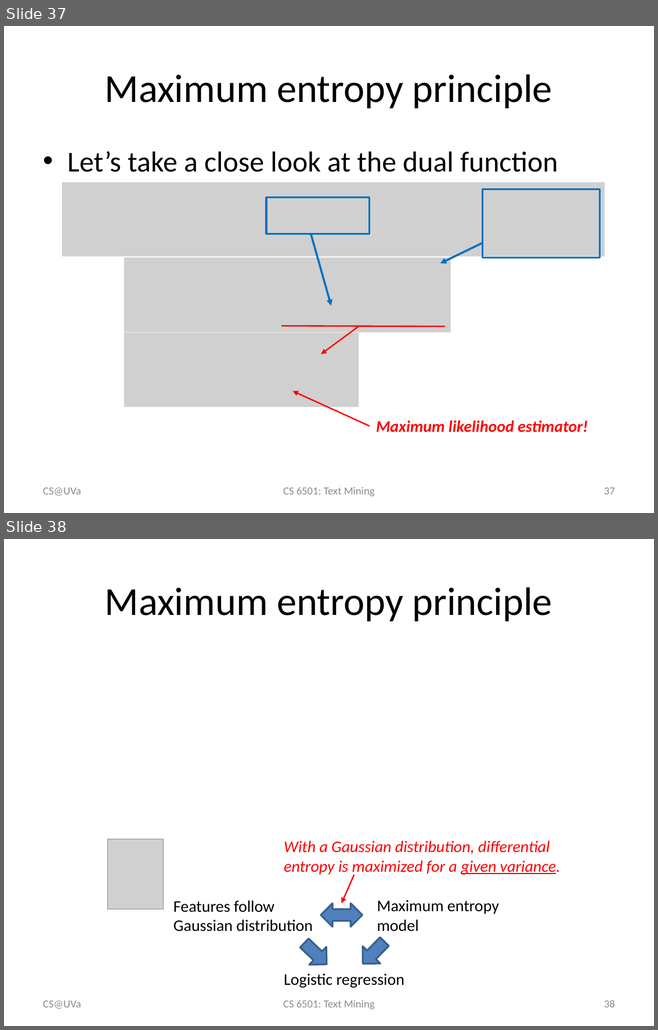
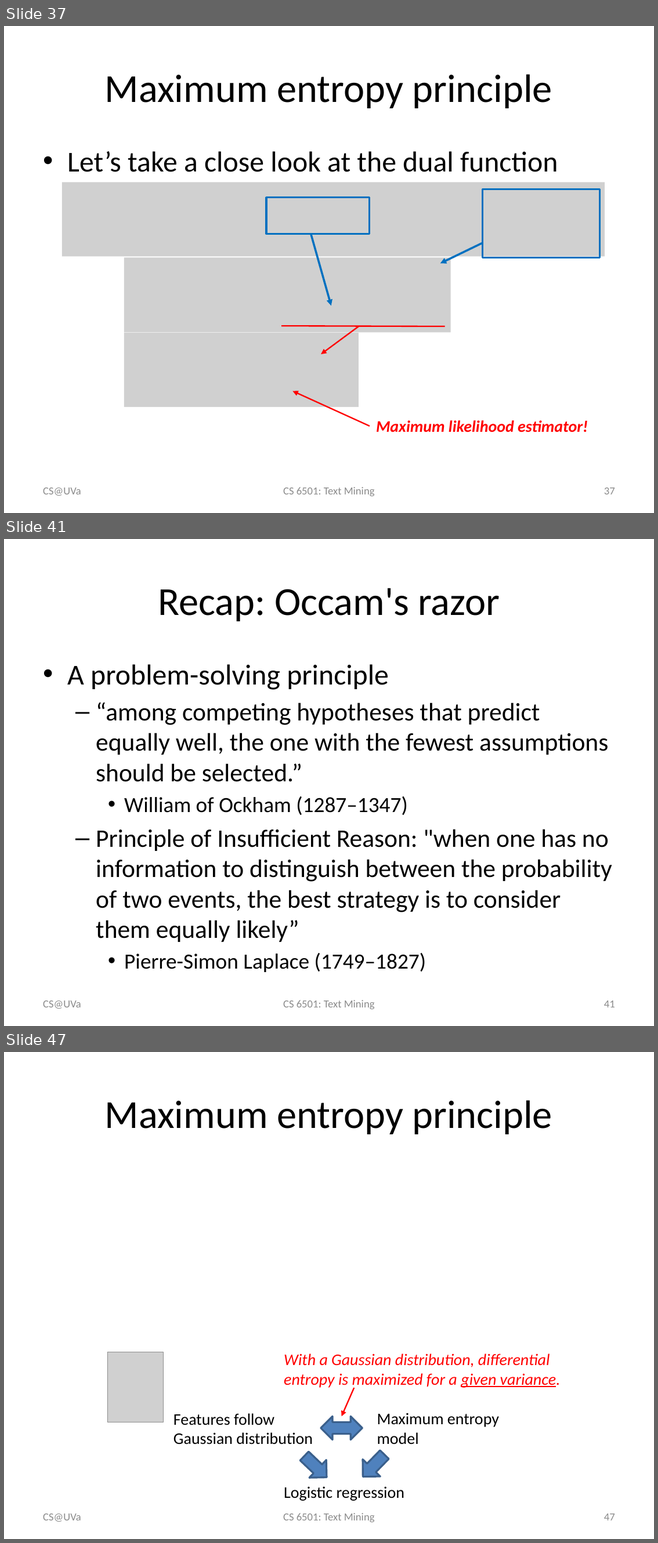
Before and after one commit to wang296/CS6501-Text-Mining, a slide deck: docs/Logistic Regression.pptx. Shown one above the other, each under a label of ours: slides 37 and 38 before the commit, slides 37, 41 and 47 after it; the slides between them are not shown. The pictures are 658x1030 and 658x1543 pixels, drawn with LibreOffice and Linux fonts; fonts in the diff are those of the drawing; grey boxes stand for pictures. Boxes give left, top, right and bottom in pixels: in the first picture for what was removed or moved away, otherwise in the second. Text is boxed around its words. In the diff, an @@ line names an element or a change of style, - is before the commit and + after.

```diff
--- a/docs/Logistic Regression.pptx
+++ b/docs/Logistic Regression.pptx
@@ slide 41 added at [4, 539, 654, 1026], background #FFFFFF @@
@@ title added at [158, 588, 499, 621], 44 pt, text #000000 @@
+Recap: Occam's razor
@@ text added at [67, 664, 612, 972], 28 pt, text #000000 @@
+• A problem-solving principle
+  – “among competing hypotheses that predict equally well, the one with the fewest assumptions should be selected.”
+    • William of Ockham (1287–1347)
+  – Principle of Insufficient Reason: "when one has no information to distinguish between the probability of two events, the best strategy is to consider them equally likely”
+    • Pierre-Simon Laplace (1749–1827)
@@ text added at [43, 1001, 81, 1009], 12 pt, text #8C8C8C @@
+CS@UVa
@@ text added at [283, 1000, 375, 1009], 12 pt, text #8C8C8C @@
+CS 6501: Text Mining
@@ page number added at [604, 1001, 615, 1008], 12 pt, text #8C8C8C @@
+41
@@ what was slide 38 is now slide 47 @@
@@ page number at [604, 1514, 615, 1521]: text changed @@
-38
+47
```
Also in this commit, not shown: 3 slides changed, 10 other slides added, 2 other files.
